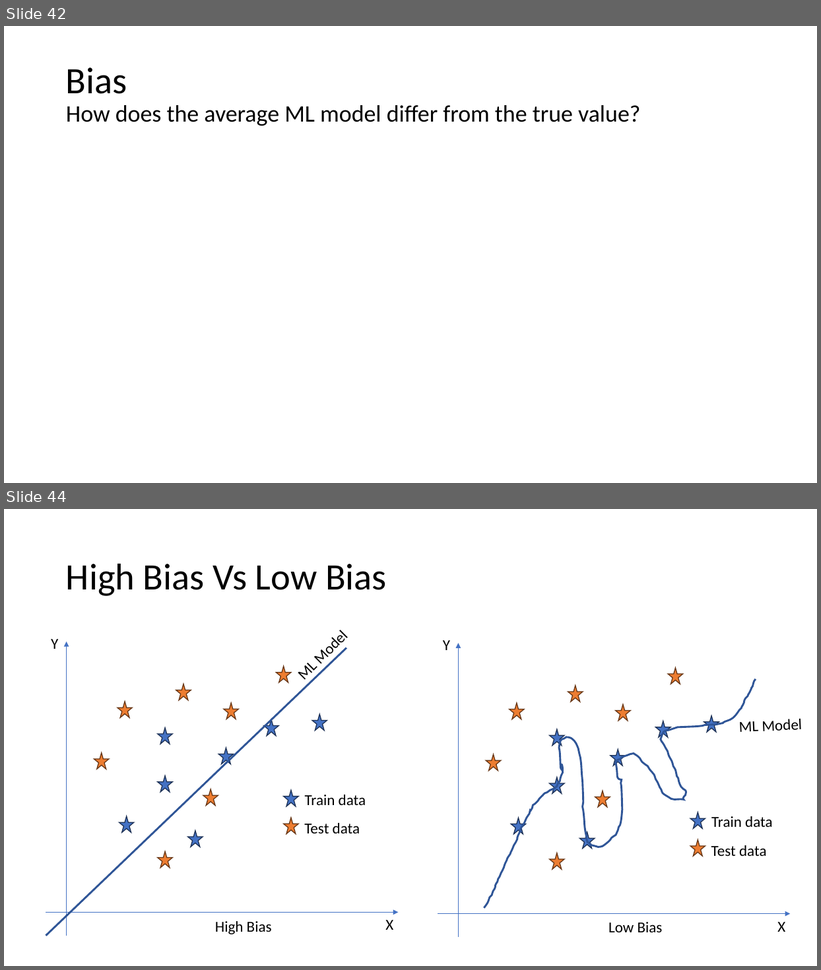
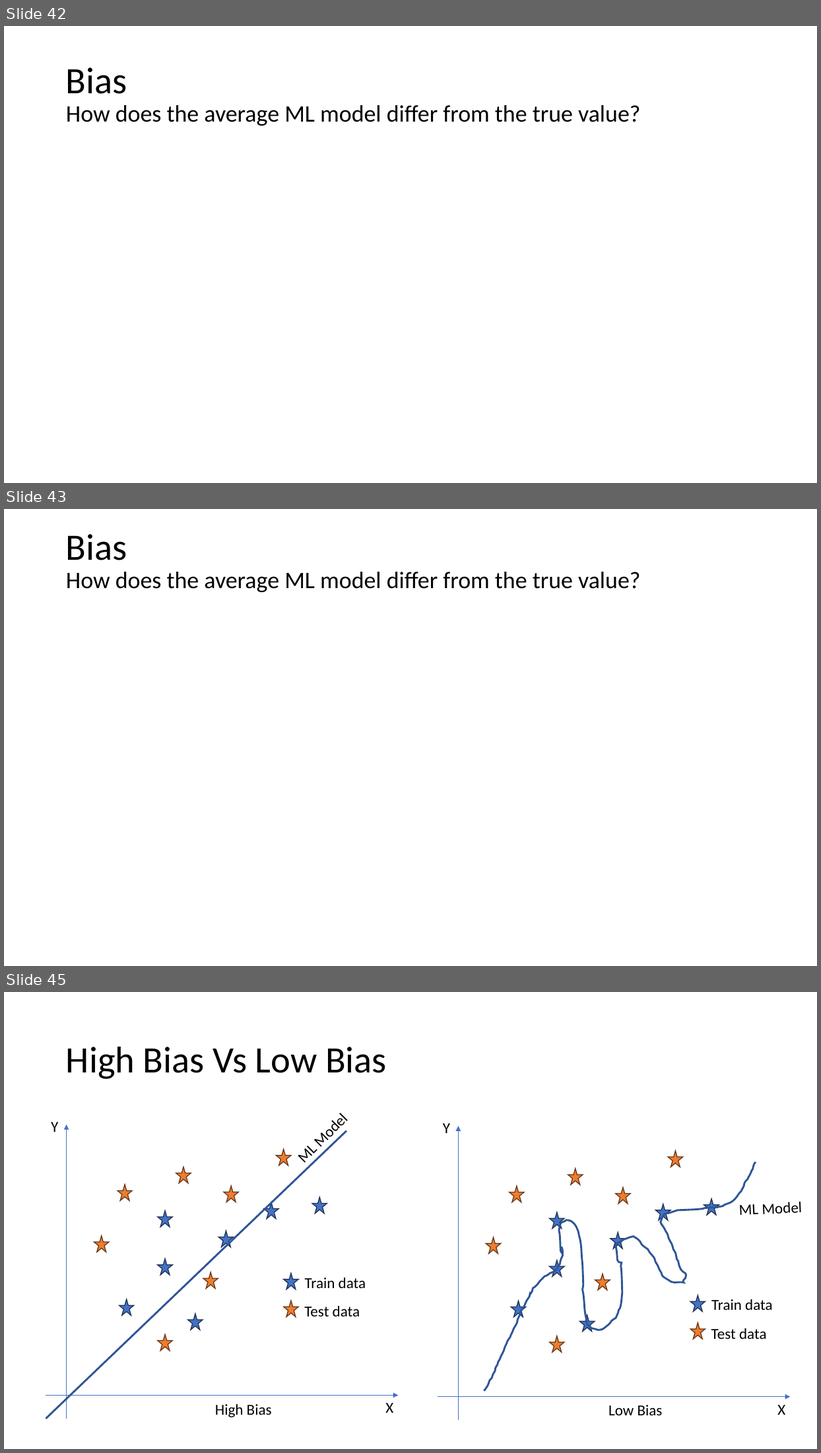
Before and after one commit to meenakshsundaram/AIML, a slide deck: DecisionTrees/DecisionTrees.pptx. Shown one above the other, each under a label of ours: slides 42 and 44 before the commit, slides 42, 43 and 45 after it; the slides between them are not shown. The pictures are 821x970 and 821x1453 pixels, drawn with LibreOffice and Linux fonts; fonts in the diff are those of the drawing; grey boxes stand for pictures. Boxes give left, top, right and bottom in pixels: in the first picture for what was removed or moved away, otherwise in the second. Text is boxed around its words. In the diff, an @@ line names an element or a change of style, - is before the commit and + after.

Commit message:
Add some insights in bias and variance

```diff
--- a/DecisionTrees/DecisionTrees.pptx
+++ b/DecisionTrees/DecisionTrees.pptx
@@ slide 43 added at (x1=4, y1=509, x2=817, y2=966), background #FFFFFF @@
@@ title added at (x1=66, y1=534, x2=640, y2=592), 28 pt, text #000000 @@
+Bias
+How does the average ML model differ from the true value?
@@ what was slide 44 is now slide 45 @@
```
Also in this commit, not shown: 2 slides changed, 2 other slides added, 1 slide removed.
